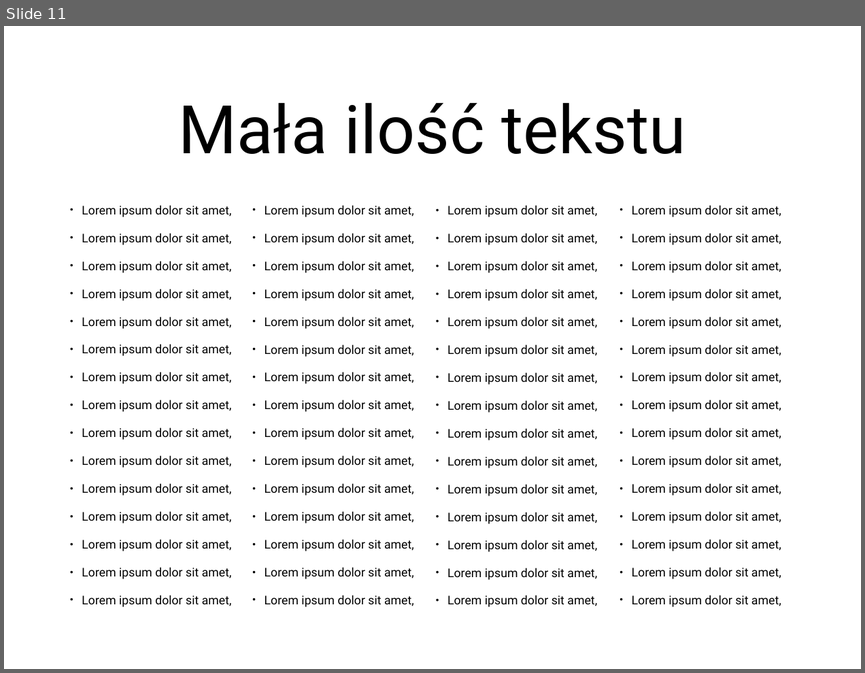
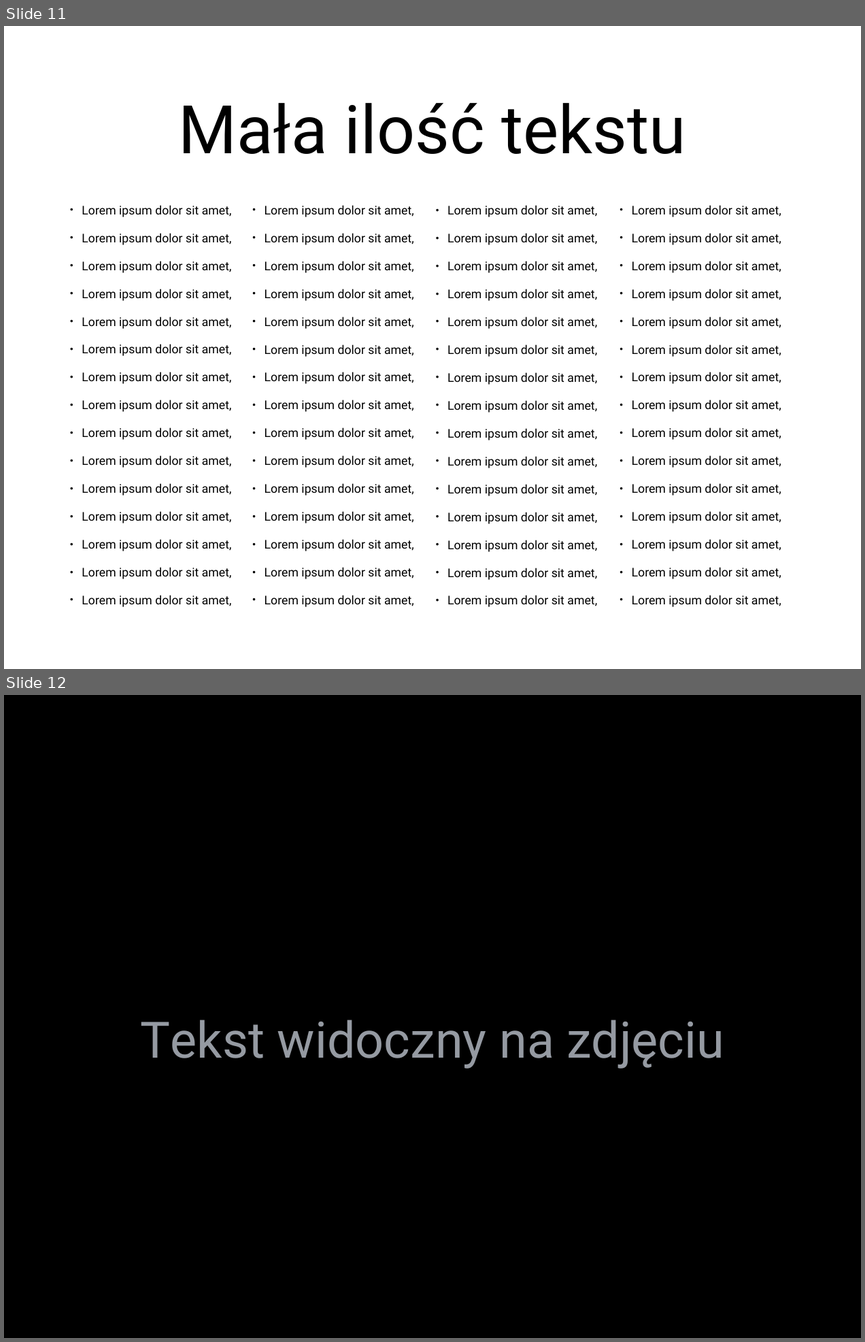
Before and after one commit to blackbat13/cs-lut, a slide deck: Tworzenie prezentacji/AntyPrezentacja.pptx. Shown one above the other, each under a label of ours: slide 11 before the commit, slides 11 and 12 after it. The pictures are 865x673 and 865x1342 pixels, drawn with LibreOffice and Linux fonts; fonts in the diff are those of the drawing; background and template pictures are left out. Boxes give left, top, right and bottom in pixels: in the first picture for what was removed or moved away, otherwise in the second. Text is boxed around its words. In the diff, an @@ line names an element or a change of style, - is before the commit and + after.

```diff
--- a/Tworzenie prezentacji/AntyPrezentacja.pptx
+++ b/Tworzenie prezentacji/AntyPrezentacja.pptx
@@ slide 12 added at bbox=[4, 695, 861, 1338], background picture (left out) @@
@@ title added at bbox=[141, 1019, 724, 1068], 60 pt, text #959AA2 @@
+Tekst widoczny na zdjęciu
```
Also in this commit, not shown: 1 slide changed, 2 slides removed, 14 other files.
